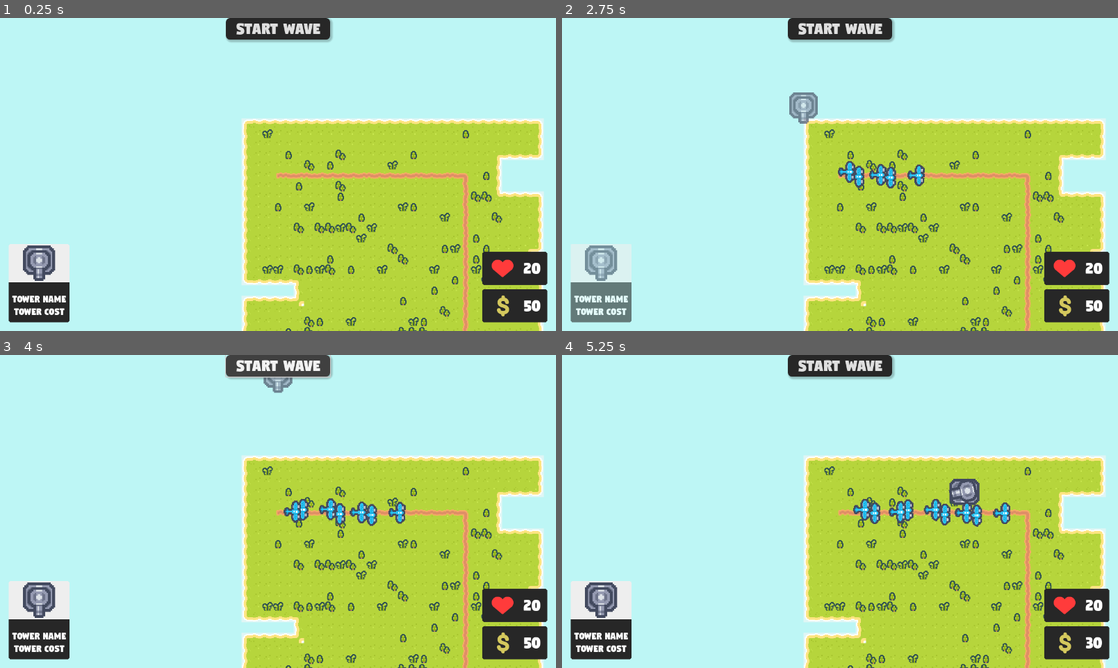
Above: before the commit, frames 1-4 (two rows, left to right).
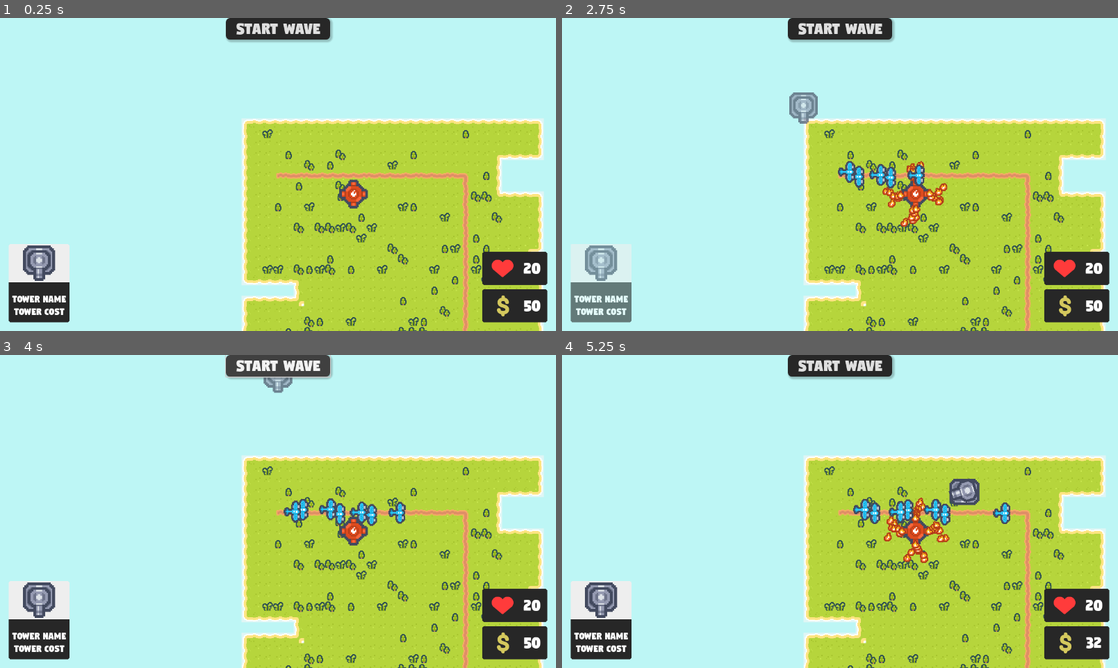
Above: after the commit, the same moments.

Repository: MohitWarrier/tower-defense
Game: Godot game, scene res://Scenes/level.tscn
Two runs of this game, one before a commit and one after it. Both use one fixed random seed, a clock stepped at 60 frames per second and the inputs below.
Inputs (mouse positions are in pixels of both pictures, inside the frame that each line leads up to):
- Up to frame 1 (0.25 s): no input
- Up to frame 2 (2.75 s): click "Start Wave" at 0.5 s; click "Start Wave" at 1.25 s; click (600, 284) at 2 s
- Up to frame 3 (4 s): click (38, 621) at 2.75 s; click "Start Wave" at 3.5 s
- Up to frame 4 (5.25 s): click (600, 621) at 4.25 s; move the mouse to (962, 495) at 5.02 s; click (962, 495) at 5.17 s

The runs differ from the first frame. In frame 1, 0.3% of the frame differs, in the area x 61-67%, y 51-61%; in frame 2, 0.7%; in frame 3, 0.3%; in frame 4, 1.2%, in the area x 57-98%, y 39-96%.
Error before the commit: Out of bounds get index '2' (on base: 'Dictionary') (res://Scripts/level.gd:64)
Error after the commit: Out of bounds get index '2' (on base: 'Dictionary') (res://Scripts/level.gd:69)

Commit message:
Added Blaster tower
Added a new AOE tower with reduced range, increased damage and reload time.
plays a fire animation in all directions while firing

Diff:
--- a/Scenes/enemy.tscn
+++ b/Scenes/enemy.tscn
@@ -6,7 +6,7 @@
 [sub_resource type="CircleShape2D" id="CircleShape2D_1f0kj"]
 radius = 13.0
 
-[node name="Enemy" type="Area2D"]
+[node name="Enemy" type="Area2D" groups=["Enemy"]]
 z_index = 3
 scale = Vector2(1.4, 1.4)
 collision_mask = 2
--- a/Scenes/level.tscn
+++ b/Scenes/level.tscn
@@ -1,7 +1,8 @@
-[gd_scene load_steps=10 format=4 uid="uid://c4uspnxjmswqw"]
+[gd_scene load_steps=11 format=4 uid="uid://c4uspnxjmswqw"]
 
 [ext_resource type="Script" uid="uid://coqro3jlx4q6p" path="res://Scripts/level.gd" id="1_tumq0"]
 [ext_resource type="Texture2D" uid="uid://385v1i5ways2" path="res://graphics/tilesets/grass_tile_bg.png" id="3_6phgx"]
+[ext_resource type="PackedScene" uid="uid://vykdq374wp7d" path="res://Scenes/tower_blaster.tscn" id="4_0f350"]
 [ext_resource type="Texture2D" uid="uid://ddclvt0mlpvl0" path="res://graphics/tilesets/grass_paths.png" id="4_81xng"]
 [ext_resource type="PackedScene" uid="uid://ccux85d53uxn7" path="res://Scenes/player_camera.tscn" id="5_wqkje"]
 [ext_resource type="PackedScene" uid="uid://ek7qv3mjun6v" path="res://Scenes/ui.tscn" id="6_0f350"]
@@ -514,6 +515,9 @@
 
 [node name="Towers" type="Node" parent="."]
 
+[node name="TowerBlaster" parent="Towers" instance=ExtResource("4_0f350")]
+position = Vector2(172, 132)
+
 [node name="Bullets" type="Node" parent="."]
 
 [node name="PlayerCamera" parent="." instance=ExtResource("5_wqkje")]
--- a/Scenes/tower.tscn
+++ b/Scenes/tower.tscn
@@ -3,6 +3,7 @@
 [ext_resource type="Script" uid="uid://c0jioo225u8ho" path="res://Scripts/tower.gd" id="1_ndpwd"]
 
 [node name="Tower" type="Node2D"]
+scale = Vector2(2, 2)
 script = ExtResource("1_ndpwd")
 
 [node name="Base" type="Sprite2D" parent="."]
--- a/Scenes/tower_basic.tscn
+++ b/Scenes/tower_basic.tscn
@@ -6,10 +6,9 @@
 [ext_resource type="Texture2D" uid="uid://drqd7mybdere0" path="res://graphics/towers/basic/basic tower top.png" id="3_m4an1"]
 
 [sub_resource type="CircleShape2D" id="CircleShape2D_m4an1"]
-radius = 66.507515
+radius = 65.0
 
 [node name="TowerBasic" instance=ExtResource("1_43cqo")]
-scale = Vector2(2, 2)
 script = ExtResource("2_m4an1")
 
 [node name="Base" parent="." index="0"]
--- /dev/null
+++ b/Scenes/tower_blaster.tscn
@@ -0,0 +1,102 @@
+[gd_scene load_steps=11 format=3 uid="uid://vykdq374wp7d"]
+
+[ext_resource type="PackedScene" uid="uid://br3a3v20jekxv" path="res://Scenes/tower.tscn" id="1_q3tdw"]
+[ext_resource type="Texture2D" uid="uid://ctglvdto0scv8" path="res://graphics/towers/blaster/blaster.png" id="2_qcots"]
+[ext_resource type="Script" uid="uid://x80ck2ohalq3" path="res://Scripts/tower_blaster.gd" id="2_xlpv4"]
+[ext_resource type="Texture2D" uid="uid://hqsncaw7fucr" path="res://graphics/explosion animations/fire explosion.png" id="4_076jl"]
+
+[sub_resource type="CircleShape2D" id="CircleShape2D_076jl"]
+radius = 30.0
+
+[sub_resource type="CanvasItemMaterial" id="CanvasItemMaterial_x4va5"]
+particles_animation = true
+particles_anim_h_frames = 5
+particles_anim_v_frames = 1
+particles_anim_loop = false
+
+[sub_resource type="ParticleProcessMaterial" id="ParticleProcessMaterial_lqsx0"]
+particle_flag_disable_z = true
+initial_velocity_min = 40.0
+initial_velocity_max = 60.0
+gravity = Vector3(0, 0, 0)
+anim_speed_min = 0.5
+anim_speed_max = 1.0
+
+[sub_resource type="ParticleProcessMaterial" id="ParticleProcessMaterial_076jl"]
+particle_flag_disable_z = true
+direction = Vector3(-1, 0, 0)
+initial_velocity_min = 40.0
+initial_velocity_max = 60.0
+gravity = Vector3(0, 0, 0)
+anim_speed_min = 0.5
+anim_speed_max = 1.0
+
+[sub_resource type="ParticleProcessMaterial" id="ParticleProcessMaterial_x4va5"]
+particle_flag_disable_z = true
+direction = Vector3(0, 1, 0)
+initial_velocity_min = 40.0
+initial_velocity_max = 60.0
+gravity = Vector3(0, 0, 0)
+anim_speed_min = 0.5
+anim_speed_max = 1.0
+
+[sub_resource type="ParticleProcessMaterial" id="ParticleProcessMaterial_u28w5"]
+particle_flag_disable_z = true
+direction = Vector3(0, -1, 0)
+initial_velocity_min = 40.0
+initial_velocity_max = 60.0
+gravity = Vector3(0, 0, 0)
+anim_speed_min = 0.5
+anim_speed_max = 1.0
+
+[node name="TowerBlaster" instance=ExtResource("1_q3tdw")]
+script = ExtResource("2_xlpv4")
+
+[node name="Base" parent="." index="0"]
+texture = ExtResource("2_qcots")
+
+[node name="CollisionShape2D" parent="DetectionRange" index="0"]
+shape = SubResource("CircleShape2D_076jl")
+
+[node name="ReloadTimer" parent="." index="3"]
+wait_time = 2.5
+
+[node name="Particles" type="Node2D" parent="." index="4"]
+
+[node name="RightFire" type="GPUParticles2D" parent="Particles" index="0"]
+material = SubResource("CanvasItemMaterial_x4va5")
+position = Vector2(10, 0)
+emitting = false
+texture = ExtResource("4_076jl")
+lifetime = 0.3
+one_shot = true
+process_material = SubResource("ParticleProcessMaterial_lqsx0")
+
+[node name="LeftFire" type="GPUParticles2D" parent="Particles" index="1"]
+material = SubResource("CanvasItemMaterial_x4va5")
+position = Vector2(-10, 0)
+emitting = false
+texture = ExtResource("4_076jl")
+lifetime = 0.3
+one_shot = true
+process_material = SubResource("ParticleProcessMaterial_076jl")
+
+[node name="DownFire" type="GPUParticles2D" parent="Particles" index="2"]
+material = SubResource("CanvasItemMaterial_x4va5")
+position = Vector2(0, 10)
+emitting = false
+texture = ExtResource("4_076jl")
+lifetime = 0.3
+one_shot = true
+process_material = SubResource("ParticleProcessMaterial_x4va5")
+
+[node name="UpFire" type="GPUParticles2D" parent="Particles" index="3"]
+material = SubResource("CanvasItemMaterial_x4va5")
+position = Vector2(0, -10)
+emitting = false
+texture = ExtResource("4_076jl")
+lifetime = 0.3
+one_shot = true
+process_material = SubResource("ParticleProcessMaterial_u28w5")
+
+[connection signal="timeout" from="ReloadTimer" to="." method="_on_reload_timer_timeout"]
--- a/Scripts/enemy.gd
+++ b/Scripts/enemy.gd
@@ -22,12 +22,16 @@
 
 
 func _on_area_entered(bullet: Area2D) -> void:
-	health -= 1
+	bullet.queue_free()
+	hit(1)
+
+
+func hit(damage: int) -> void:
+	health -= damage
 	flash()
 	if health <= 0:
 		Data.money += 1
 		queue_free()
-	# bullet.queue_free()
 
 
 func flash() -> void:
--- a/Scripts/level.gd
+++ b/Scripts/level.gd
@@ -14,7 +14,7 @@
 
 func _ready() -> void:
 	RenderingServer.set_default_clear_color("bdf6f5ff")
-
+	$Towers/TowerBlaster.connect("bullet_shot", _on_bullet_shot)
 
 func _input(event: InputEvent) -> void:
 
@@ -47,10 +47,15 @@
 func _on_bullet_shot(pos: Vector2, angle: float,
 		bullet_enum: Data.Bullet) -> void:
 
-	var bullet_instance = bullet_scene.instantiate()
-	bullet_instance.setup(pos, angle, bullet_enum)
-	$Bullets.add_child(bullet_instance)
+	if bullet_enum == Data.Bullet.SINGLE:
+		var bullet_instance = bullet_scene.instantiate()
+		bullet_instance.setup(pos, angle, bullet_enum)
+		$Bullets.add_child(bullet_instance)
 
+	if bullet_enum == Data.Bullet.FIRE:
+		for enemy in get_tree().get_nodes_in_group("Enemy"):
+			if pos.distance_to(enemy.global_position) < 100:
+				enemy.hit(2)
 
 # tower preview when selected
 func _on_ui_tower_selected(tower_type: Data.Tower) -> void:
--- /dev/null
+++ b/Scripts/tower_blaster.gd
@@ -0,0 +1,12 @@
+extends Tower
+
+
+func _on_reload_timer_timeout() -> void:
+	if enemies.size() > 0:
+		fire_animation()
+		bullet_shot.emit(position, 0, Data.Bullet.FIRE)
+
+
+func fire_animation() -> void:
+	for particles: GPUParticles2D in $Particles.get_children():
+		particles.emitting = true
Not shown, added: Scripts/tower_blaster.gd.uid
